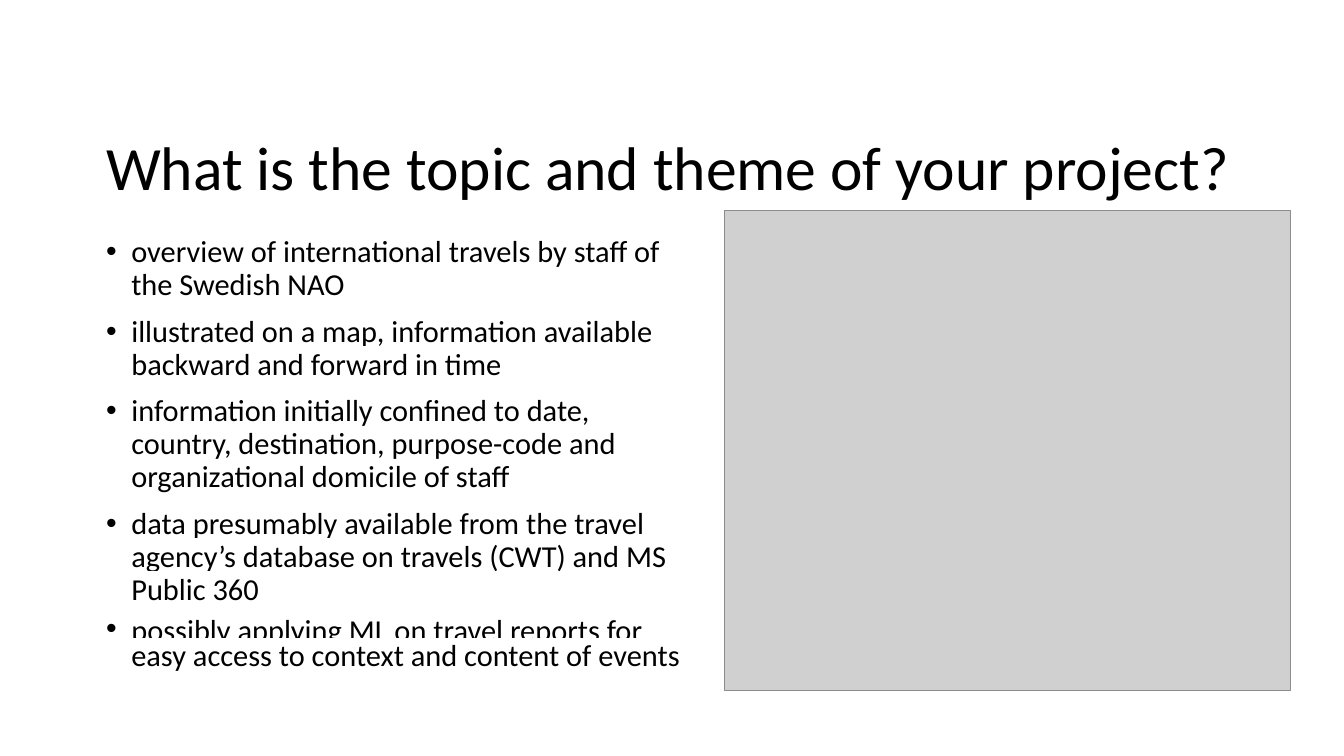
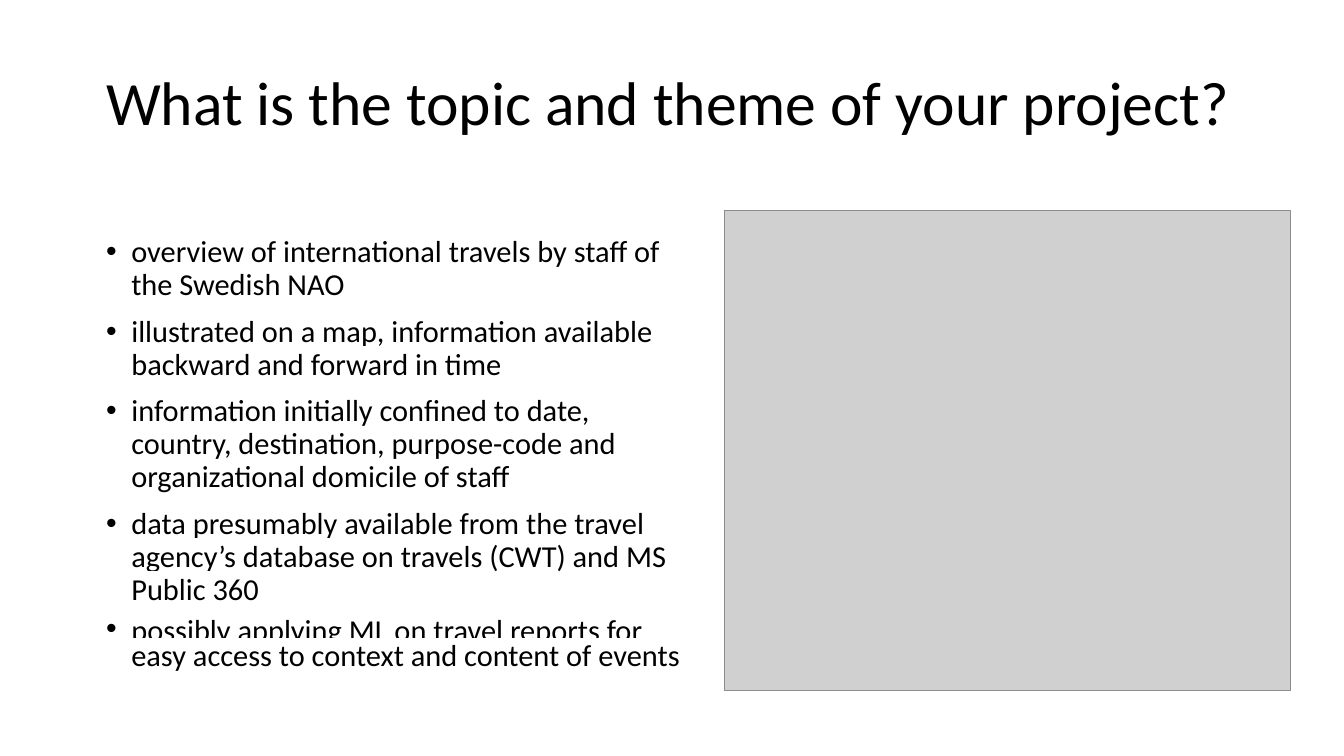
Before and after one commit to alexjungaalto/alexjungaalto.github.io, a slide deck: slide 4 of swenao24/Day1_MLMethods.pptx. Drawn at 1344x756 pixels with LibreOffice and Linux fonts; fonts in the diff are those of the drawing; grey boxes stand for pictures. Boxes give left, top, right and bottom in pixels: in the first picture for what was removed or moved away, otherwise in the second. Text is boxed around its words. In the diff, an @@ line names an element or a change of style, - is before the commit and + after.

```diff
--- a/swenao24/Day1_MLMethods.pptx
+++ b/swenao24/Day1_MLMethods.pptx
@@ title "What is the topic and ...": place and size @@
-title "What is the topic and ..." at [106,147,1229,201]
+title "What is the topic and ..." at [106,82,1229,136]
```
Also in this commit, not shown: 3 other slides changed, 8 slides added, 12 other files.
